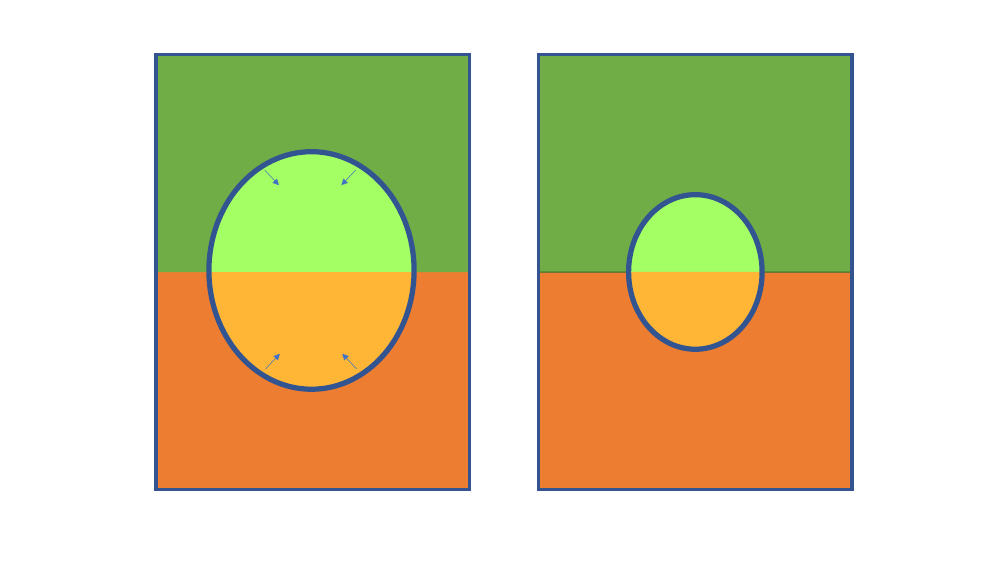
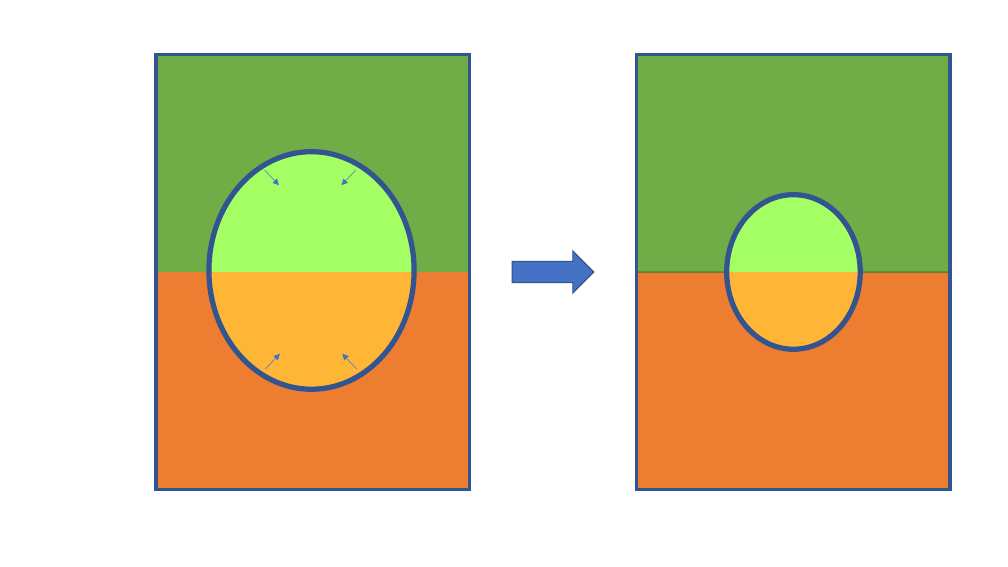
Before and after one commit to daniel-yj-yang/ml, a slide deck: slide 19 of model_evaluation/confusion_matrix/images/visualization_of_confusion_matrix.pptx. Drawn at 1008x567 pixels with LibreOffice and Linux fonts; fonts in the diff are those of the drawing. Boxes give left, top, right and bottom in pixels: in the first picture for what was removed or moved away, otherwise in the second. Text is boxed around its words. In the diff, an @@ line names an element or a change of style, - is before the commit and + after.

```diff
--- a/model_evaluation/confusion_matrix/images/visualization_of_confusion_matrix.pptx
+++ b/model_evaluation/confusion_matrix/images/visualization_of_confusion_matrix.pptx
@@ 4 freeform shapes, 2 rectangles moved together from (x1=539, y1=54, x2=852, y2=490) to (x1=637, y1=54, x2=950, y2=490) @@
@@ right arrow added at (x1=512, y1=251, x2=594, y2=293), fill #4472C4, outline #325491 1 pt @@
```
Also in this commit, not shown: 3 other files.
